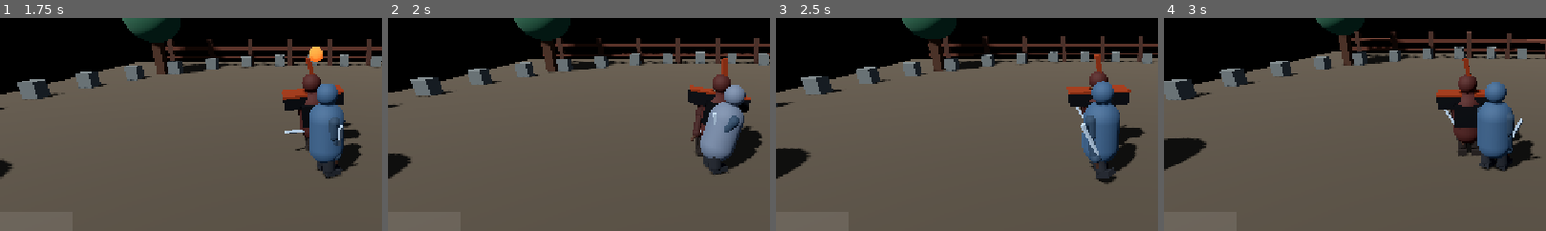
Above: before the commit, frames 1-4 (left to right).
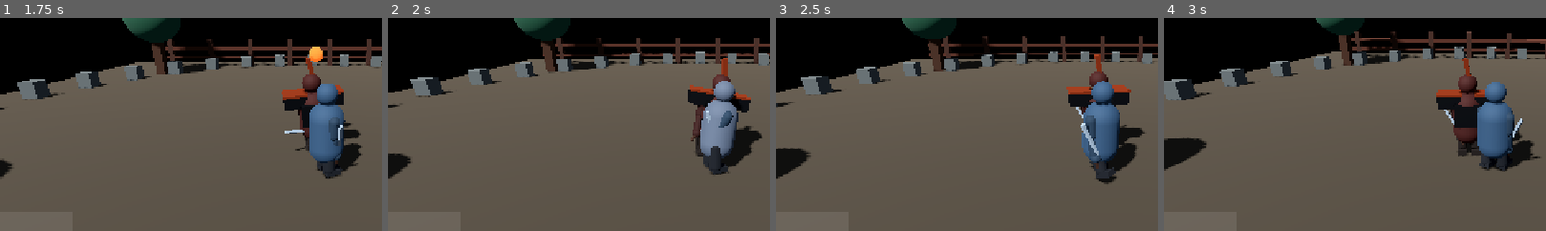
Above: after the commit, the same moments.

Repository: zahaopang-ship-it/Ashen-Oath-Godot
Game: Godot game, scene res://scenes/main.tscn
Two runs of this game, one before a commit and one after it. Both use one fixed random seed, a clock stepped at 60 frames per second and the inputs below. Sound files missing from this copy of the repository are replaced by a short silence.
Inputs (mouse positions are % of the whole screen's width and height, from its top left):
- Up to frame 1 (1.75 s): tap Enter at 0.5 s; move the mouse to (72, 45) at 0.52 s; hold D 0.53-1.25 s; tap J at 0.6 s; click (72, 45) at 0.67 s; tap Space at 0.77 s; drag from (30, 55) to (45, 70) at 1.27 s
- Up to frame 2 (2 s): no input
- Up to frame 3 (2.5 s): move the mouse to (60, 27) at 2.02 s; hold D from 2.03 s (still down); tap L at 2.1 s
- Up to frame 4 (3 s): release D at 2.75 s; drag from (45, 70) to (20, 34) at 2.77 s
The pictures show only the part of the screen within x 8-58%, y 24-74%; the shares and areas given below are measured in that part.

Frame 1 is identical in both runs. In frame 2, 2.1% of the frame differs, in the area x 81-98%, y 29-71%; in frame 3, less than 0.1%; in frame 4, nothing differs.

Commit message:
Add differentiated hit and posture break reactions

Diff:
--- a/project/scripts/fighter.gd
+++ b/project/scripts/fighter.gd
@@ -35,6 +35,9 @@
 var posture_break_timer := 0.0
 var hit_reaction_timer := 0.0
 var hit_reaction_duration := 0.18
+var hit_reaction_kind := "slash"
+var _hit_reaction_side := 1.0
+var _posture_break_age := 0.0
 var hit_flash_timer := 0.0
 var _parry_pose_timer := 0.0
 var _deflect_recoil_timer := 0.0
@@ -128,6 +131,7 @@
 	if state == CombatState.HITSTUN:
 		_update_hit_reaction(delta)
 	elif state == CombatState.POSTURE_BROKEN:
+		_posture_break_age += delta
 		posture_break_timer = maxf(0.0, posture_break_timer - delta)
 		if posture_break_timer <= 0.0:
 			state = CombatState.FREE
@@ -292,20 +296,43 @@
 		left_arm_pose = Vector3(-0.08, 0.0, 0.14)
 		right_arm_pose = Vector3(0.12, 0.0, -0.18)
 	elif state == CombatState.HITSTUN:
-		left_arm_pose = Vector3(-0.55, 0.0, 0.48)
-		right_arm_pose = Vector3(-0.42, 0.0, -0.50)
-		body_pose = Vector3(-0.42, 0.0, 0.0)
-		weapon_pose = Vector3(0.55, 0.0, 0.3)
-		body_offset = Vector3(0.0, 0.0, 0.12)
-		left_arm_pose = Vector3(-0.48, 0.0, 0.42)
-		right_arm_pose = Vector3(-0.42, 0.0, -0.38)
+		var stagger := clampf(hit_reaction_timer / maxf(0.01, hit_reaction_duration), 0.0, 1.0)
+		match hit_reaction_kind:
+			"thrust":
+				body_pose = Vector3(-0.78, 0.0, 0.10 * _hit_reaction_side) * stagger
+				left_arm_pose = Vector3(-0.22, 0.0, 0.36)
+				right_arm_pose = Vector3(-0.26, 0.0, -0.34)
+				weapon_pose = Vector3(0.62, 0.0, 0.18)
+			"heavy", "ashen_rend":
+				var force := 1.0 if hit_reaction_kind == "heavy" else 1.35
+				body_pose = Vector3(-0.92 * force, 0.0, 0.34 * _hit_reaction_side) * stagger
+				left_arm_pose = Vector3(-0.72, 0.0, 0.58)
+				right_arm_pose = Vector3(-0.68, 0.0, -0.62)
+				weapon_pose = Vector3(0.92 * force, 0.0, 0.28)
+				body_offset = Vector3(0.0, -0.12 * force, 0.08)
+			"sweep":
+				body_pose = Vector3(0.28, 0.0, 0.72 * _hit_reaction_side) * stagger
+				left_arm_pose = Vector3(0.32, 0.0, 0.62)
+				right_arm_pose = Vector3(0.26, 0.0, -0.62)
+				weapon_pose = Vector3(0.45, 0.0, 0.42)
+				body_offset = Vector3(0.0, -0.22, 0.0)
+			"grab":
+				body_pose = Vector3(-0.68, 0.0, 0.0)
+				left_arm_pose = Vector3(-0.12, 0.0, 0.78)
+				right_arm_pose = Vector3(-0.12, 0.0, -0.78)
+				weapon_pose = Vector3(0.38, 0.0, 0.0)
+			_:
+				body_pose = Vector3(-0.42, 0.0, 0.20 * _hit_reaction_side) * stagger
+				left_arm_pose = Vector3(-0.48, 0.0, 0.42)
+				right_arm_pose = Vector3(-0.42, 0.0, -0.38)
+				weapon_pose = Vector3(0.55, 0.0, 0.3)
 	elif state == CombatState.POSTURE_BROKEN:
-		left_arm_pose = Vector3(0.42, 0.0, 0.58)
-		right_arm_pose = Vector3(0.35, 0.0, -0.52)
-		body_pose = Vector3(0.62 + sin(_combat_anim_time * 13.0) * 0.06, 0.0, 0.0)
-		weapon_pose = Vector3(0.85, 0.0, 0.0)
-		left_arm_pose = Vector3(0.38, 0.0, 0.48)
-		right_arm_pose = Vector3(0.32, 0.0, -0.42)
+		var buckle := sin(_posture_break_age * 9.0)
+		left_arm_pose = Vector3(0.42 + buckle * 0.08, 0.0, 0.58)
+		right_arm_pose = Vector3(0.35 + buckle * 0.06, 0.0, -0.52)
+		body_pose = Vector3(0.72 + absf(buckle) * 0.10, 0.0, sin(_posture_break_age * 4.5) * 0.12)
+		weapon_pose = Vector3(0.95 + buckle * 0.12, 0.0, 0.08)
+		body_offset = Vector3(0.0, -0.10 - absf(buckle) * 0.04, 0.0)
 	elif state == CombatState.EXECUTING:
 		var execution_progress := 1.0 - clampf(execution_timer / 0.82, 0.0, 1.0)
 		if deathblow_executed:
@@ -392,19 +419,25 @@
 	if is_instance_valid(_right_elbow_pivot):
 		_right_elbow_pivot.rotation.x = lerpf(_right_elbow_pivot.rotation.x, right_elbow_bend, weight)
 
-func _begin_hit_reaction(attacker: Node3D) -> void:
+func _begin_hit_reaction(attacker: Node3D, incoming_kind: String = "slash") -> void:
 	if state == CombatState.POSTURE_BROKEN or is_dead:
 		return
+	hit_reaction_kind = incoming_kind
+	hit_reaction_duration = 0.34 if incoming_kind in ["heavy", "ashen_rend"] else (0.25 if incoming_kind in ["thrust", "sweep", "grab"] else 0.18)
 	state = CombatState.HITSTUN
 	hit_reaction_timer = hit_reaction_duration
-	hit_flash_timer = 0.12
+	hit_flash_timer = 0.12 if incoming_kind in ["slash", "thrust"] else 0.18
 	if is_instance_valid(attacker):
 		var away := global_position - attacker.global_position
 		away.y = 0.0
 		if away.length_squared() > 0.001:
 			away = away.normalized()
-			velocity.x = away.x * 3.4
-			velocity.z = away.z * 3.4
+			_hit_reaction_side = signf(global_transform.basis.x.dot(away))
+			if is_zero_approx(_hit_reaction_side):
+				_hit_reaction_side = 1.0
+			var knockback := 5.0 if incoming_kind in ["heavy", "ashen_rend"] else (2.2 if incoming_kind == "thrust" else 3.4)
+			velocity.x = away.x * knockback
+			velocity.z = away.z * knockback
 
 func _player_update(delta: float) -> void:
 	if state != CombatState.FREE:
@@ -528,7 +561,7 @@
 	if vitality <= 0.0:
 		_die()
 	else:
-		_begin_hit_reaction(attacker)
+		_begin_hit_reaction(attacker, incoming_kind)
 		if incoming_kind == "grab":
 			hit_reaction_timer = 0.62
 			combat_feedback.emit("grabbed", self)
@@ -547,6 +580,7 @@
 	posture = clampf(posture, 0.0, max_posture)
 	if posture >= max_posture and state != CombatState.POSTURE_BROKEN:
 		state = CombatState.POSTURE_BROKEN
+		_posture_break_age = 0.0
 		attack_phase_changed.emit("interrupted")
 		posture_break_timer = POSTURE_BREAK_TIME
 		posture_stomped = false
--- a/project/tests/combat_smoke_test.gd
+++ b/project/tests/combat_smoke_test.gd
@@ -94,6 +94,19 @@
 	stunned.call("_update_hit_reaction", 0.25)
 	_check(stunned.state == 0, "hitstun recovers to neutral after its timer")
 
+	var thrust_reaction := _new_fighter("ThrustReaction", Vector3.ZERO)
+	thrust_reaction.receive_strike(8.0, 4.0, source, "thrust")
+	_check(thrust_reaction.hit_reaction_kind == "thrust" and is_equal_approx(thrust_reaction.hit_reaction_duration, 0.25), "thrust produces a compact, longer stagger profile")
+	var heavy_reaction := _new_fighter("HeavyReaction", Vector3.ZERO)
+	heavy_reaction.receive_strike(12.0, 8.0, source, "heavy")
+	_check(heavy_reaction.hit_reaction_kind == "heavy" and heavy_reaction.hit_reaction_duration > thrust_reaction.hit_reaction_duration, "heavy hit produces a stronger, longer stagger")
+	var sweep_reaction := _new_fighter("SweepReaction", Vector3.ZERO)
+	sweep_reaction.receive_strike(8.0, 4.0, source, "sweep")
+	_check(sweep_reaction.hit_reaction_kind == "sweep" and sweep_reaction.velocity.length() > 0.0, "sweep hit records its own low-impact reaction")
+	var grab_reaction := _new_fighter("GrabReaction", Vector3.ZERO)
+	grab_reaction.receive_strike(8.0, 4.0, source, "grab")
+	_check(grab_reaction.hit_reaction_kind == "grab" and is_equal_approx(grab_reaction.hit_reaction_duration, 0.25), "grab reaction has a distinct stagger duration")
+
 	var countering := _new_fighter("Countering", Vector3.ZERO)
 	var thrust_source := _new_fighter("ThrustSource", Vector3(0, 0, -1))
 	_check(countering.begin_mikiri_counter(), "Mikiri counter opens from neutral")
@@ -134,6 +147,8 @@
 	_check(weapon.rotation.x < -0.05, "guard state drives a defensive weapon pose")
 	animated.is_blocking = false
 	animated.state = 6
+	animated.hit_reaction_timer = 0.18
+	animated.hit_reaction_duration = 0.18
 	animated.call("_update_combat_animation", 0.05)
 	_check(upper.rotation.x < -0.05, "hitstun state drives a hit reaction pose")
 	animated._die()
@@ -266,7 +281,7 @@
 	sprinter.call("_player_update", 0.016)
 	_check(sprinter.is_sprinting and sprinter.velocity.length() > sprinter.move_speed * 0.6 * 1.2, "keyboard sprint request works below full joystick deflection")
 
-	print("Combat tests: ", 78 - failures.size(), "/78 passed")
+	print("Combat tests: ", 82 - failures.size(), "/82 passed")
 	if not failures.is_empty():
 		quit(1)
 	else:
Not shown, changed: DEVELOPMENT_PLAN.md
